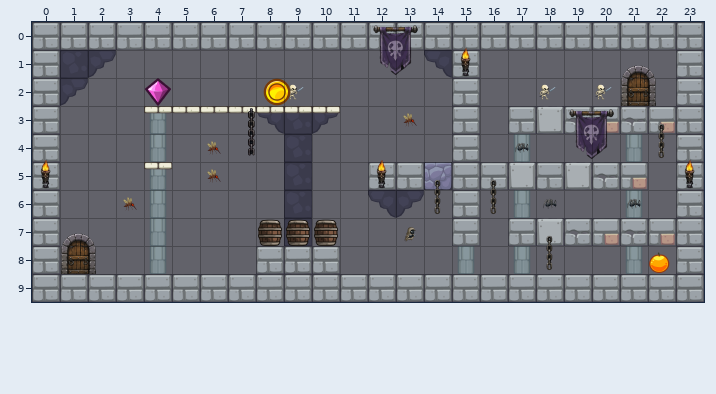
One commit to this Tiled map: assets/maps/world1/level_02.tmx. The picture above is the old version.
Cells are 128x128 px. Shown: x 0..23, y 0..9.
Now the later version:
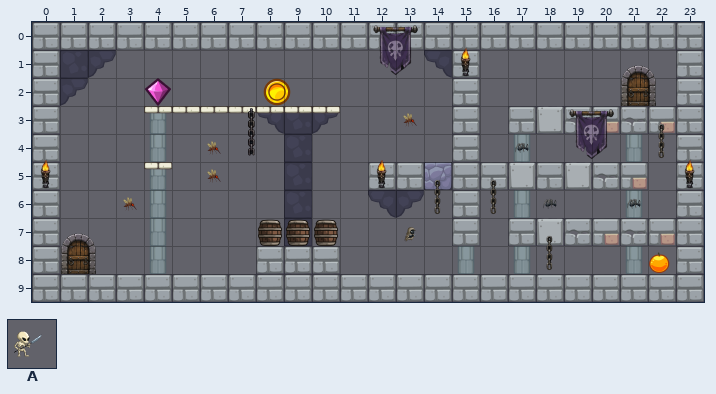
Key: from "enemy": A 2 "enemy".
Objects are placed by their top-left corner, in cells (3,4 is the top-left corner of cell 3,4); size is 1x1 cell unless given.
Changes in this commit:
{"where": "layer \"objects\""}
{"was": "A \"enemy\" at 9,2"}
{"where": "layer \"enemies\""}
{"was": "A \"enemy\" at 20,2"}
{"was": "A \"enemy\" at 18,2"}
